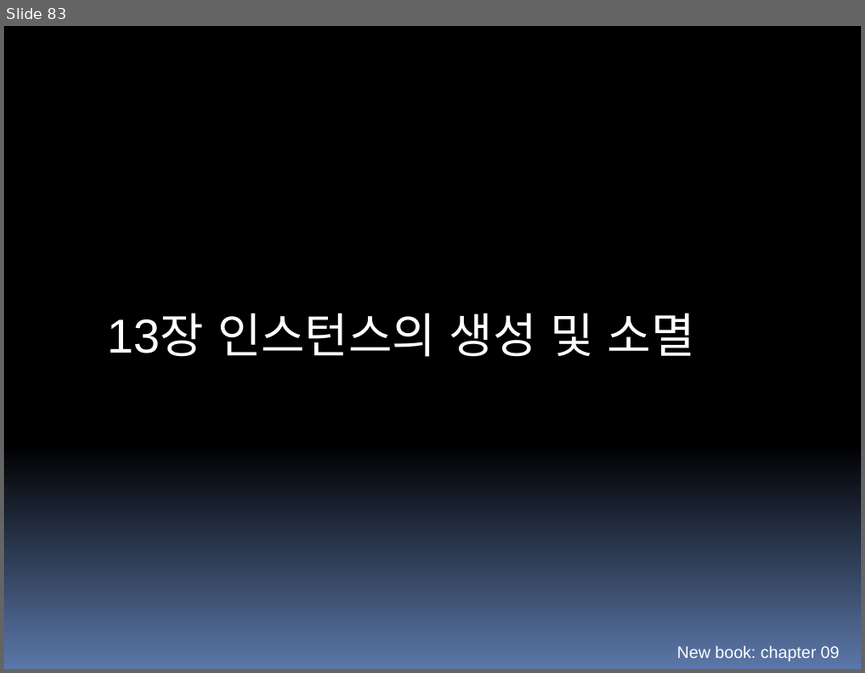
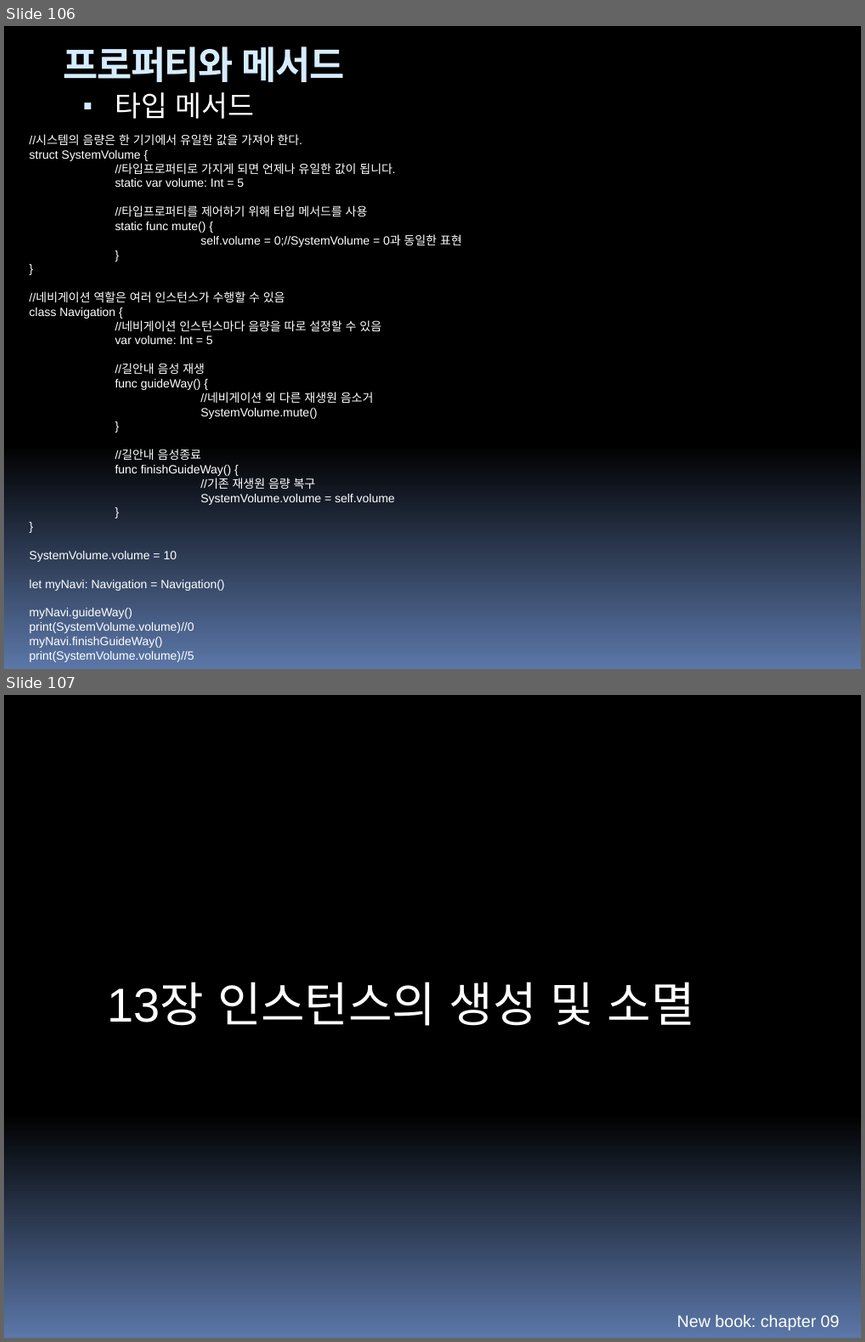
Before and after one commit to hounga13/helloSwift, a slide deck: Swift세미나자료_backup.pptx. Shown one above the other, each under a label of ours: slide 83 before the commit, slides 106 and 107 after it. The pictures are 865x673 and 865x1342 pixels, drawn with LibreOffice and Linux fonts; fonts in the diff are those of the drawing. Boxes give left, top, right and bottom in pixels: in the first picture for what was removed or moved away, otherwise in the second. Text is boxed around its words. In the diff, an @@ line names an element or a change of style, - is before the commit and + after.

```diff
--- a/Swift세미나자료_backup.pptx
+++ b/Swift세미나자료_backup.pptx
@@ slide 106 added at (4,26,861,669), background gradient #000000 to #5B77A8 @@
@@ text added at (63,46,345,82), 32 pt, text #D6ECFF, bold @@
+프로퍼티와 메서드
@@ text added at (115,92,255,119), 24 pt, text #FFFFFF @@
+▪ 타입 메서드
@@ text added at (30,134,462,662), 10 pt, text #FFFFFF @@
+//시스템의 음량은 한 기기에서 유일한 값을 가져야 한다.
+struct SystemVolume {
+//타입프로퍼티로 가지게 되면 언제나 유일한 값이 됩니다.
+static var volume: Int = 5
+//타입프로퍼티를 제어하기 위해 타입 메서드를 사용
+static func mute() {
+self.volume = 0;//SystemVolume = 0과 동일한 표현
+}
+}
+//네비게이션 역할은 여러 인스턴스가 수행할 수 있음
+class Navigation {
+//네비게이션 인스턴스마다 음량을 따로 설정할 수 있음
+var volume: Int = 5
+//길안내 음성 재생
+func guideWay() {
+//네비게이션 외 다른 재생원 음소거
+SystemVolume.mute()
+}
+//길안내 음성종료
+func finishGuideWay() {
+//기존 재생원 음량 복구
+SystemVolume.volume = self.volume
+}
+}
+SystemVolume.volume = 10
+let myNavi: Navigation = Navigation()
+myNavi.guideWay()
+print(SystemVolume.volume)//0
+myNavi.finishGuideWay()
+print(SystemVolume.volume)//5
@@ what was slide 83 is now slide 107 @@
```
Also in this commit, not shown: 6 slides changed, 45 other slides added, 2 other files.
